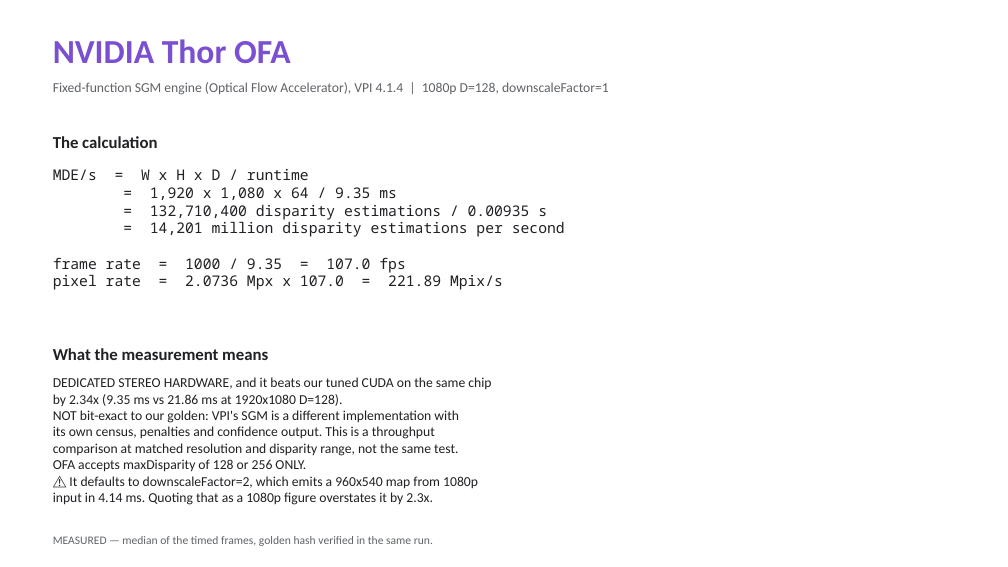
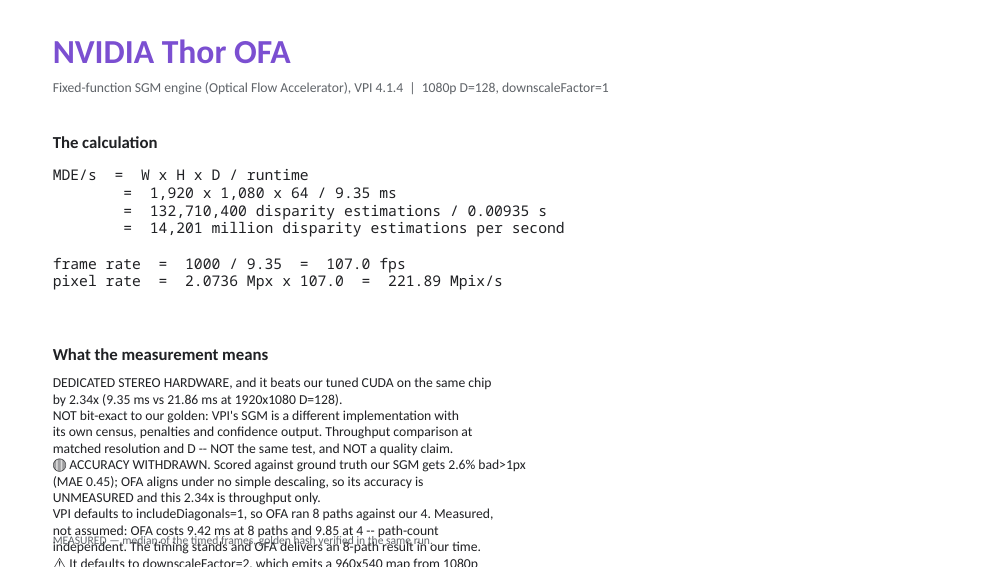
Before and after one commit to kylefoxaustin/sgm-bench, a slide deck: slide 9 of docs/sgm-results.pptx. Drawn at 1008x567 pixels with LibreOffice and Linux fonts; fonts in the diff are those of the drawing. Boxes give left, top, right and bottom in pixels: in the first picture for what was removed or moved away, otherwise in the second. Text is boxed around its words. In the diff, an @@ line names an element or a change of style, - is before the commit and + after.

Commit message:
docs: carry the review's corrections into the deck and the hardware figure
The adversarial review landed in REPORT.md and README.md but not into the two
artefacts most likely to be shown to someone: the deck and the comparison
figure both still presented the 2.34x without its caveats. A correction that
only reaches the long-form document and not the slide is not a correction.

Deck OFA slides now state that the accuracy claim is WITHDRAWN (our SGM
scores 2.6% bad>1px / MAE 0.45 against ground truth; OFA aligns under no
simple descaling, so its accuracy is unmeasured and the 2.34x is throughput
only), that VPI defaulted to 8 paths against our 4 and that this was measured
rather than assumed (9.42 ms at 8 paths vs 9.85 at 4 -- path-count
independent), and that the timed regions differ by under 5% in OFA's favour.

The hardware figure's title now says THROUGHPUT ONLY on its face, because a
figure travels without its caption and the main results chart's "every bar
bit-exact" does not extend to these bars.

```diff
--- a/docs/sgm-results.pptx
+++ b/docs/sgm-results.pptx
@@ text at [53,426,525,554]: text changed @@
-its own census, penalties and confidence output. This is a throughput
-comparison at matched resolution and disparity range, not the same test.
-OFA accepts maxDisparity of 128 or 256 ONLY.
+its own census, penalties and confidence output. Throughput comparison at
+matched resolution and D -- NOT the same test, and NOT a quality claim.
+🔴 ACCURACY WITHDRAWN. Scored against ground truth our SGM gets 2.6% bad>1px
+(MAE 0.45); OFA aligns under no simple descaling, so its accuracy is
+UNMEASURED and this 2.34x is throughput only.
+VPI defaults to includeDiagonals=1, so OFA ran 8 paths against our 4. Measured,
+not assumed: OFA costs 9.42 ms at 8 paths and 9.85 at 4 -- path-count
+independent. The timing stands and OFA delivers an 8-path result in our time.
```
Also in this commit, not shown: 1 other slide changed, 3 other files.
